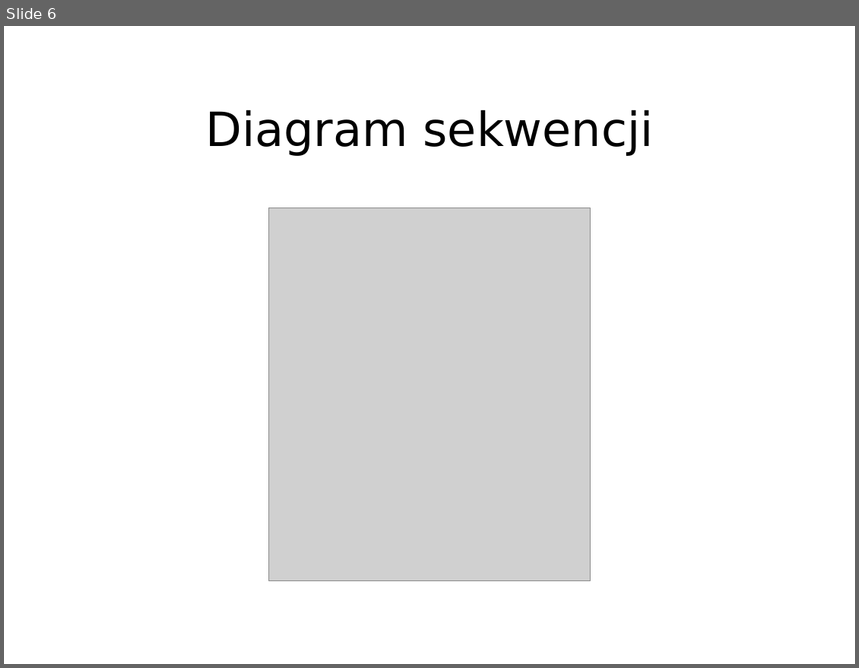
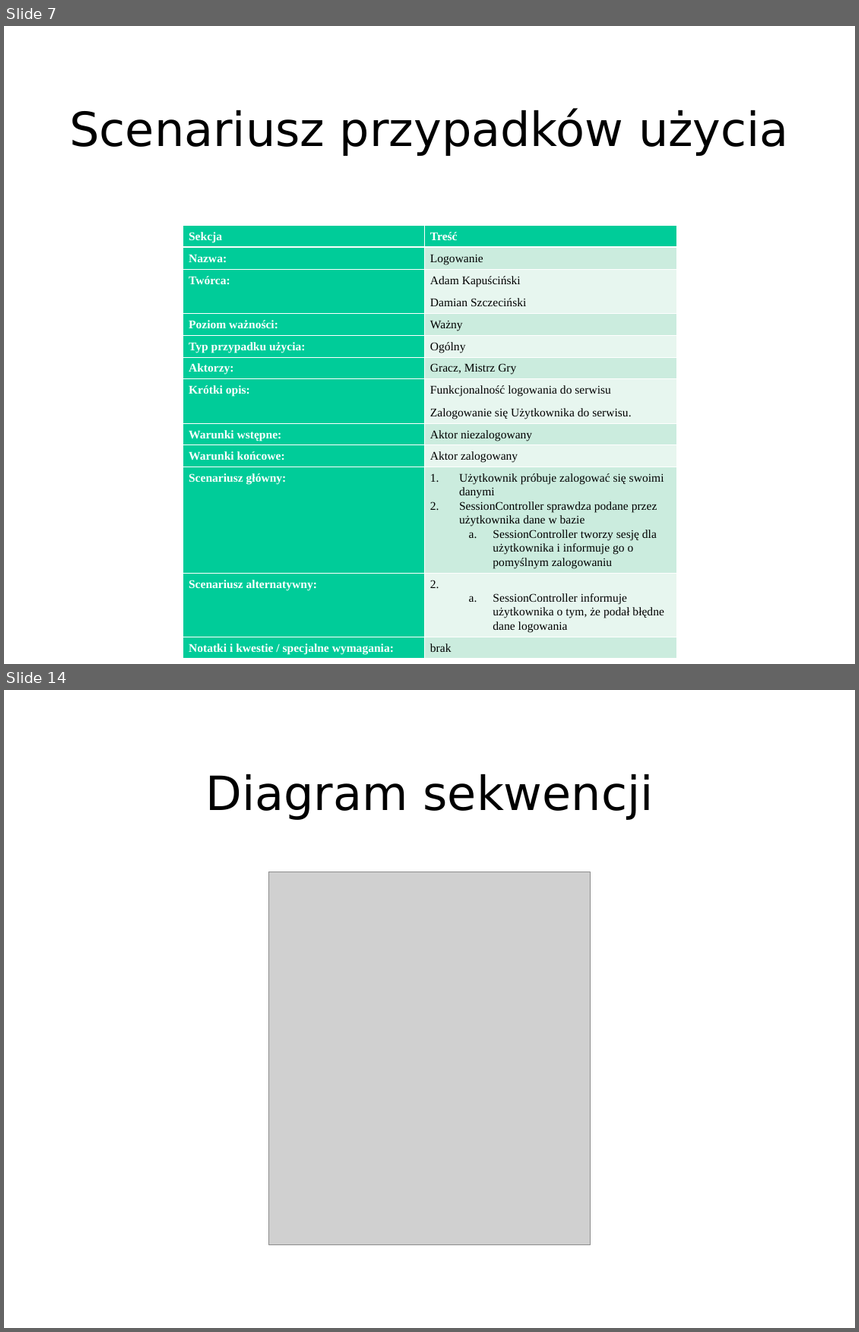
Before and after one commit to TheVivent-Politechnika-Lodzka/io_webrpg, a slide deck: IO_WebRPG.ppt. Shown one above the other, each under a label of ours: slide 6 before the commit, slides 7 and 14 after it; the slides between them are not shown. The pictures are 859x668 and 859x1332 pixels, drawn with LibreOffice and Linux fonts; fonts in the diff are those of the drawing; grey boxes stand for pictures. Boxes give left, top, right and bottom in pixels: in the first picture for what was removed or moved away, otherwise in the second. Text is boxed around its words. In the diff, an @@ line names an element or a change of style, - is before the commit and + after.

Commit message:
wydrukowanie diagramówi i dodanie ich do prezentacji wraz z scenariuszami

```diff
--- a/IO_WebRPG.ppt
+++ b/IO_WebRPG.ppt
@@ slide 7 added at box(4, 26, 855, 664), background #FFFFFF @@
@@ title added at box(69, 108, 789, 156), 44 pt, text #000000 @@
+Scenariusz przypadków użycia
@@ table added at box(183, 226, 677, 658), 12 rows, 2 columns @@
+Sekcja | Treść
+Nazwa: | Logowanie
+Twórca: | Adam Kapuściński / Damian Szczeciński
+Poziom ważności: | Ważny
+Typ przypadku użycia: | Ogólny
+Aktorzy: | Gracz, Mistrz Gry
+Krótki opis: | Funkcjonalność logowania do serwisu / Zalogowanie się Użytkownika do serwisu.
+Warunki wstępne: | Aktor niezalogowany
+Warunki końcowe: | Aktor zalogowany
+Scenariusz główny: | Użytkownik próbuje zalogować się swoimi danymi / SessionController sprawdza podane przez użytkownika dane w bazie / SessionController tworzy sesję dla użytkownika i informuje go o pomyślnym zalogowaniu
+Scenariusz alternatywny: | SessionController informuje użytkownika o tym, że podał błędne dane logowania
+Notatki i kwestie / specjalne wymagania: | brak
@@ what was slide 6 is now slide 14 @@
```
Also in this commit, not shown: 8 other slides added, 4 other files.
